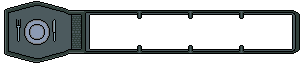
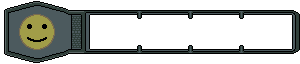
The second w=300, h=64 image is a revision of the first. Changes to its layers:
added layer "symbol happyness" above "symbol_food" over [19, 14, 55, 50]
hid "symbol_food" over [16, 19, 56, 45]
